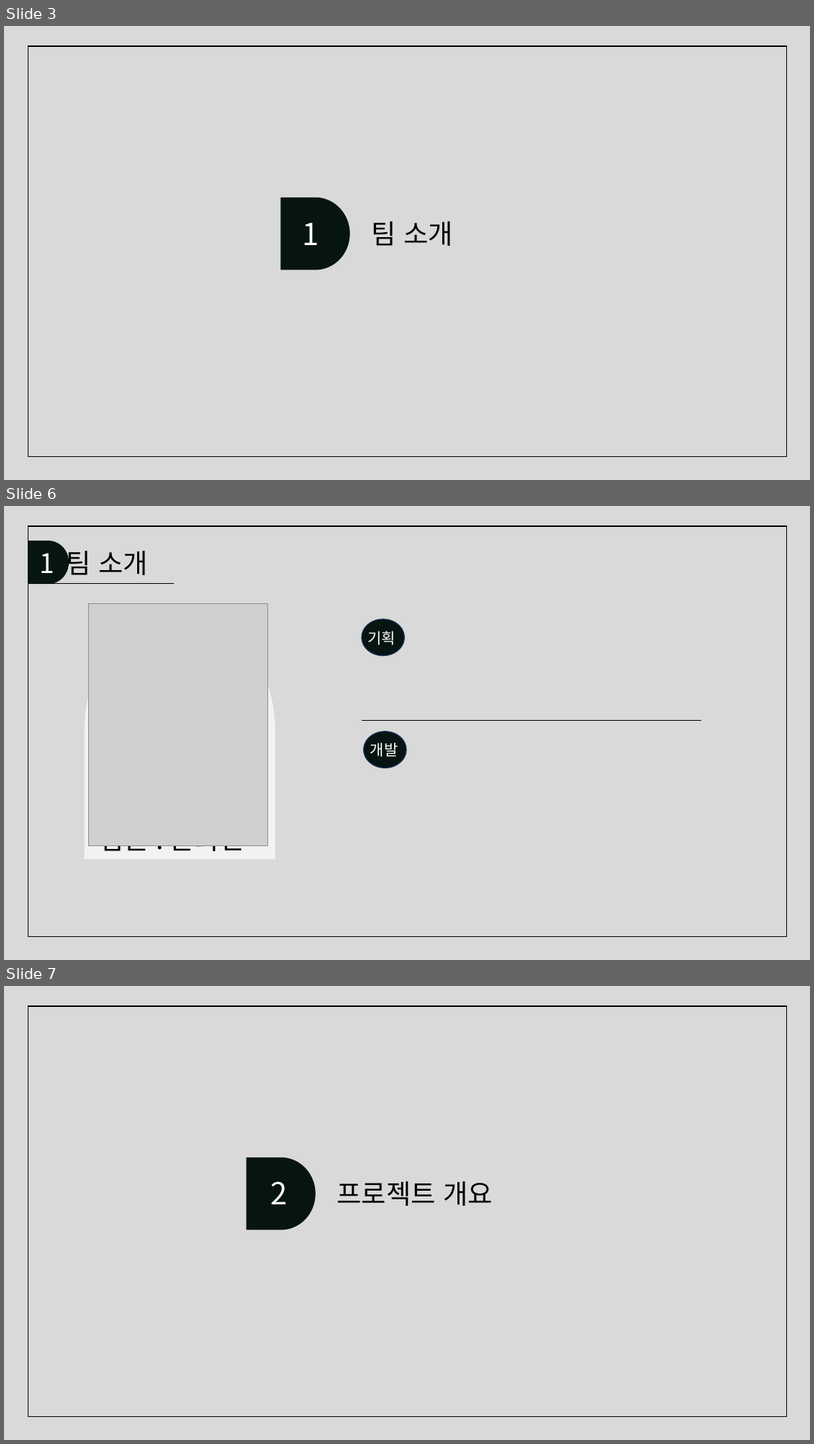
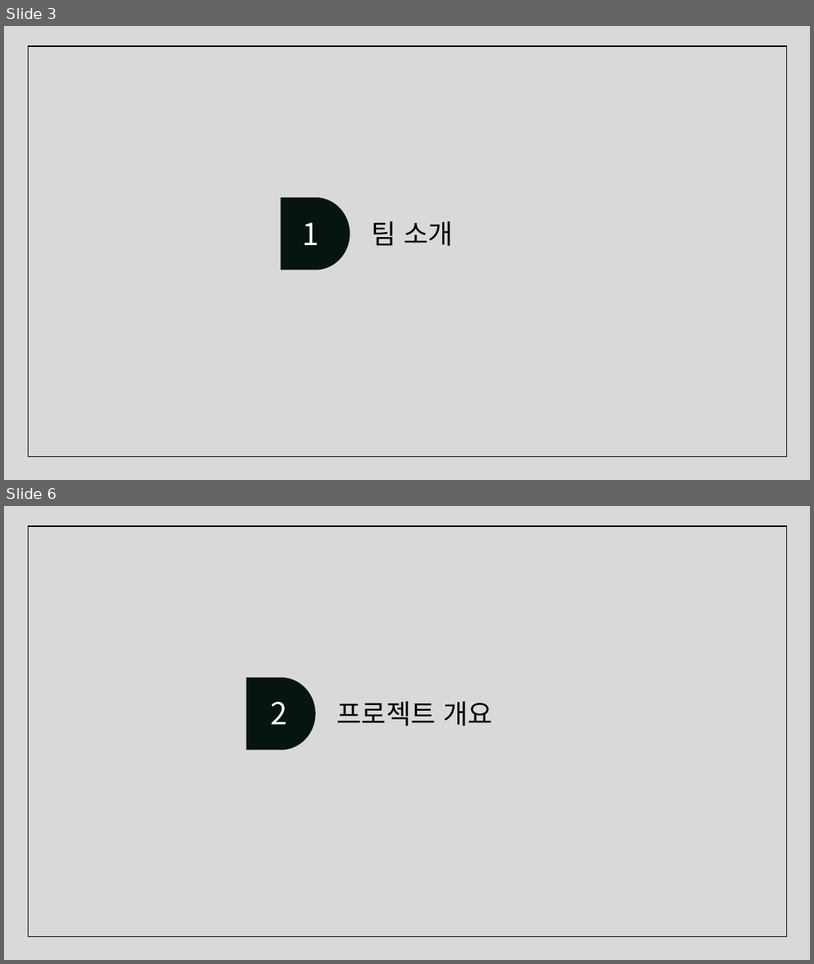
Before and after one commit to juhyeonjong2/KeyBoard, a slide deck: Documents/5. 발표/세상모든키보드.pptx. Shown one above the other, each under a label of ours: slides 3, 6 and 7 before the commit, slides 3 and 6 after it; the slides between them are not shown. The pictures are 814x1444 and 814x964 pixels, drawn with LibreOffice and Linux fonts; fonts in the diff are those of the drawing; grey boxes stand for pictures. Boxes give left, top, right and bottom in pixels: in the first picture for what was removed or moved away, otherwise in the second. Text is boxed around its words. In the diff, an @@ line names an element or a change of style, - is before the commit and + after.

```diff
--- a/Documents/5. 발표/세상모든키보드.pptx
+++ b/Documents/5. 발표/세상모든키보드.pptx
@@ slide 6 removed at [4, 506, 810, 960], background #D9D9D9 @@
@@ rectangle removed at [28, 526, 787, 936] @@
@@ flow chart delay removed at [28, 541, 70, 584] @@
@@ text removed at [39, 551, 149, 575] @@
-1 팀 소개
@@ line removed from (28, 584) to (174, 584) @@
@@ flow chart delay removed at [84, 607, 275, 859] @@
@@ picture removed at [89, 603, 268, 845] @@
@@ ellipse removed at [362, 619, 405, 656] @@
@@ text removed at [368, 631, 396, 645] @@
-기획
@@ line removed from (362, 720) to (702, 720) @@
@@ ellipse removed at [364, 731, 407, 767] @@
@@ text removed at [370, 742, 399, 757] @@
-개발
@@ text removed at [99, 845, 244, 851] @@
-팀원 : 손희민
@@ what was slide 7 is now slide 6 @@
```
Also in this commit, not shown: 8 slides changed, 1 slide added, 5 other slides removed.
